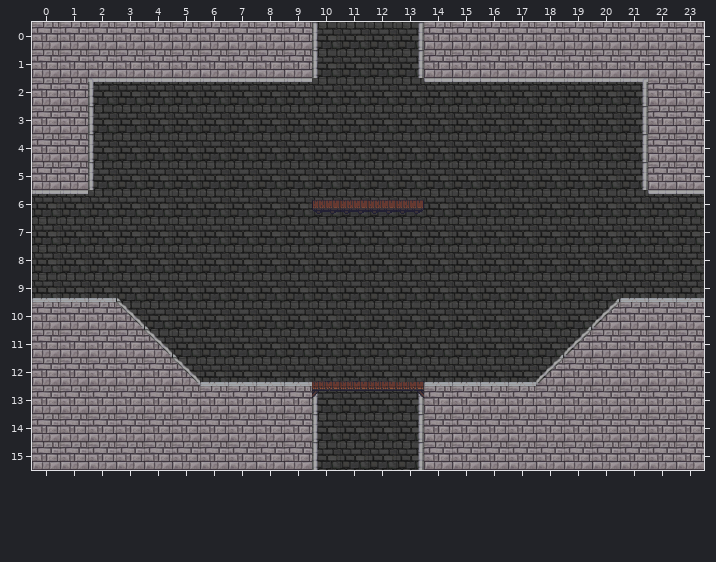
Tiled map: android/assets/Maps/right/right2.tmx. Above: the version before the commit.
Cells are 32x32 px. Shown: x 0..23, y 0..15.
Now the later version:
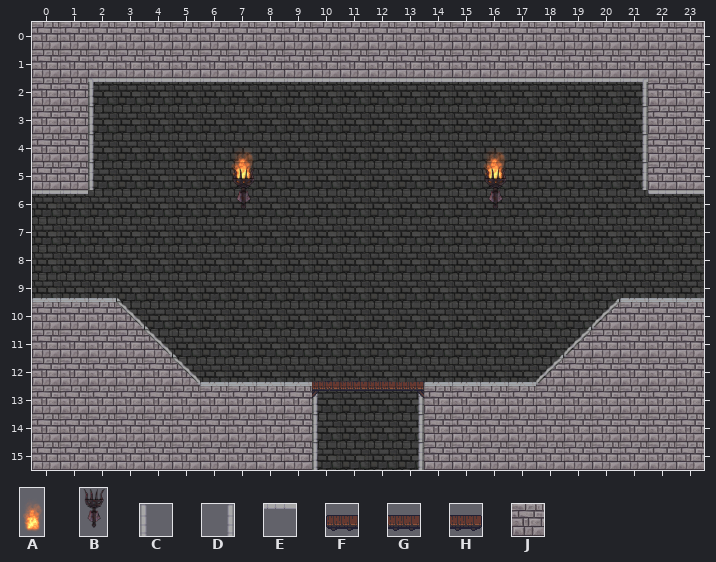
Key: from "Fire": A 0; from "Torch": B 0; from "castle": C 35, D 37, E 132, F 342, G 343, H 344; from "wall": J 0.
_ is an empty cell.
What changed:
Layer "Слой тайлов 2":
Tile E now appears in row 2 at x 10 to 13.
The author changed tile C to tile J in rows 0 to 1 at x 10.
The author changed tile D to tile J in rows 0 to 1 at x 13.
Tile J now appears in rows 0 to 1 at x 11 to 12.
Layer "Fire":
Tile A now appears in row 5 at x 7 and 16.
Tile B now appears in row 6 at x 7 and 16.
The edit erases tile F in row 6 at x 10.
The edit erases tile G in row 6 at x 11 to 12.
The edit erases tile H in row 6 at x 13.
Boxes around the changes in both pictures, in picture pixels (x1, y1, x2, y2):
changed: (312, 22, 424, 82)
added: (231, 148, 255, 209)
added: (483, 148, 507, 209)
removed: (312, 200, 424, 214)
